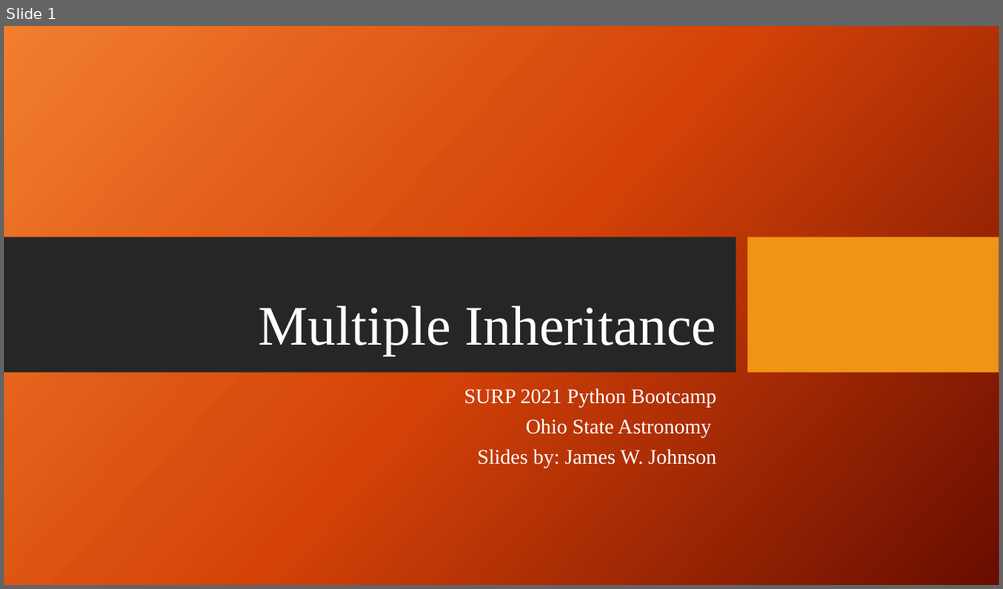
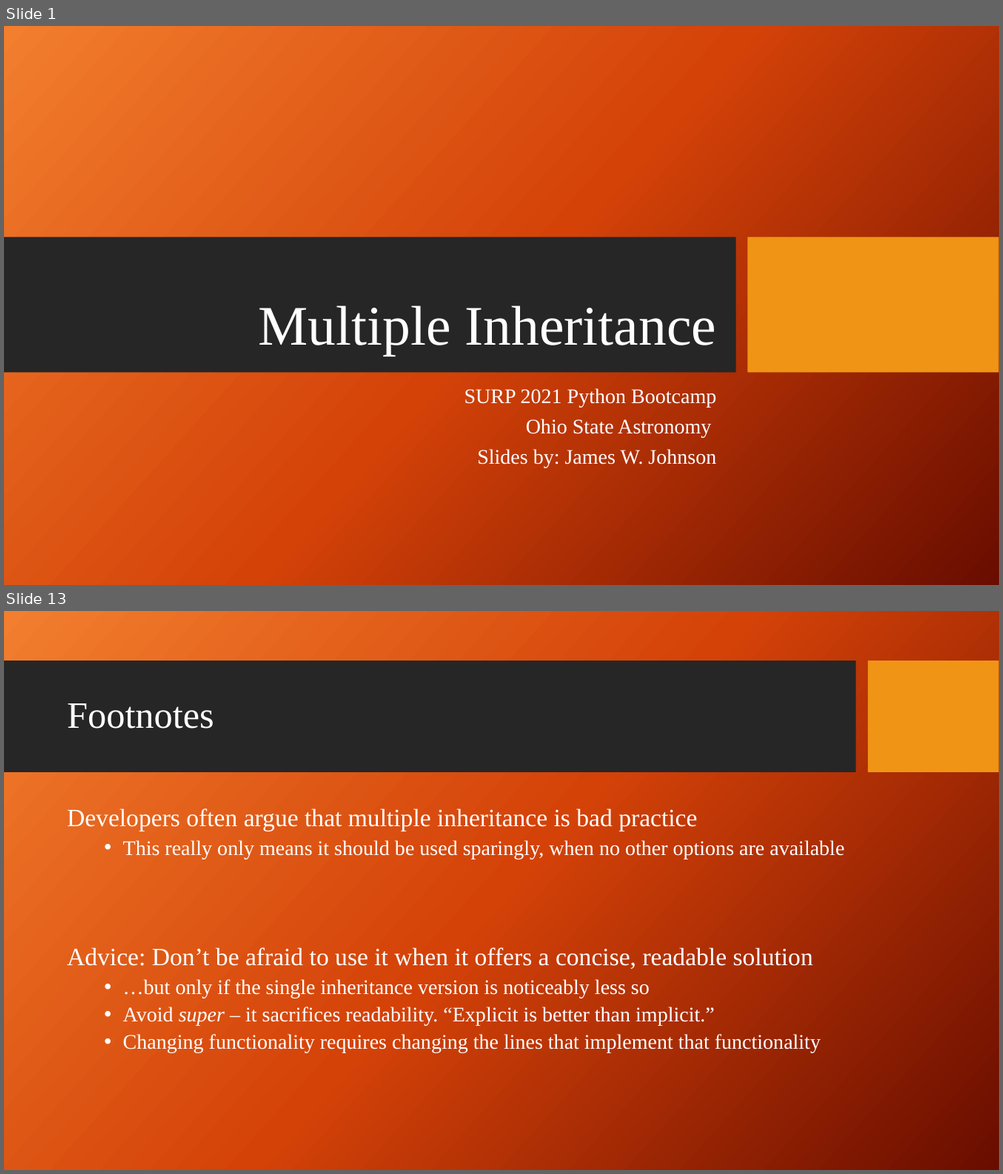
Before and after one commit to giganano/PythonBootcamp, a slide deck: slides/multiple_inheritance.pptx. Shown one above the other, each under a label of ours: slide 1 before the commit, slides 1 and 13 after it; the slides between them are not shown. The pictures are 1003x589 and 1003x1174 pixels, drawn with LibreOffice and Linux fonts; fonts in the diff are those of the drawing; background and template pictures are left out. Boxes give left, top, right and bottom in pixels: in the first picture for what was removed or moved away, otherwise in the second. Text is boxed around its words. In the diff, an @@ line names an element or a change of style, - is before the commit and + after.

Commit message:
slides: multiple inheritance slides updated

```diff
--- a/slides/multiple_inheritance.pptx
+++ b/slides/multiple_inheritance.pptx
@@ slide 13 added at box(4, 611, 999, 1170), background picture (left out) @@
@@ rectangle added at box(4, 661, 855, 773), fill #262626 @@
@@ rectangle added at box(868, 661, 999, 773), fill #F09415 @@
@@ title added at box(67, 703, 214, 729), 36 pt, text #FFFFFF @@
+Footnotes
@@ text added at box(67, 809, 844, 1054), 20 pt, text #FFFFFF @@
+Developers often argue that multiple inheritance is bad practice
+  • This really only means it should be used sparingly, when no other options are available
+Advice: Don’t be afraid to use it when it offers a concise, readable solution
+  • …but only if the single inheritance version is noticeably less so
+  • Avoid super – it sacrifices readability. “Explicit is better than implicit.”
+  • Changing functionality requires changing the lines that implement that functionality
```
Also in this commit, not shown: 5 slides changed, 6 other slides added, 4 slides removed.
